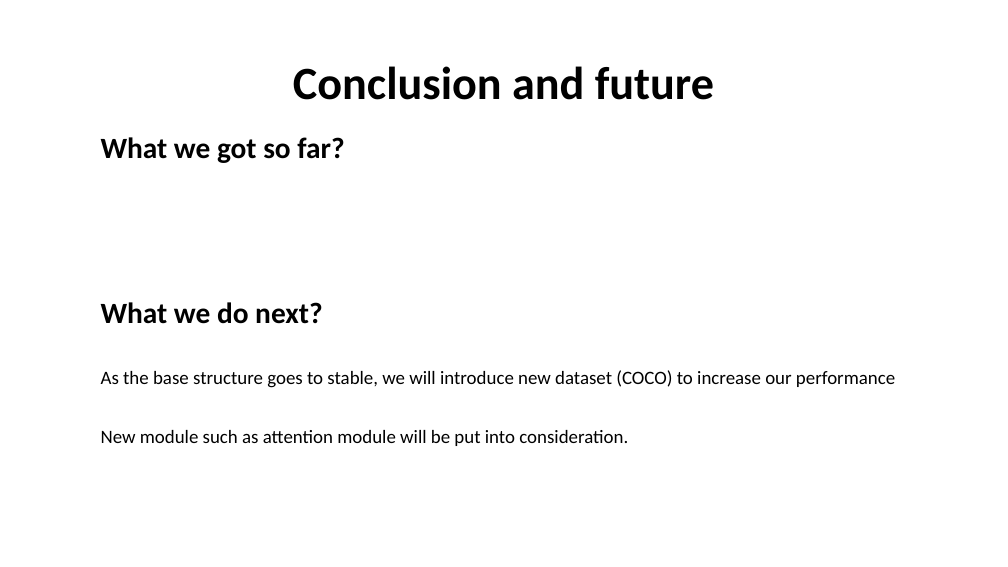
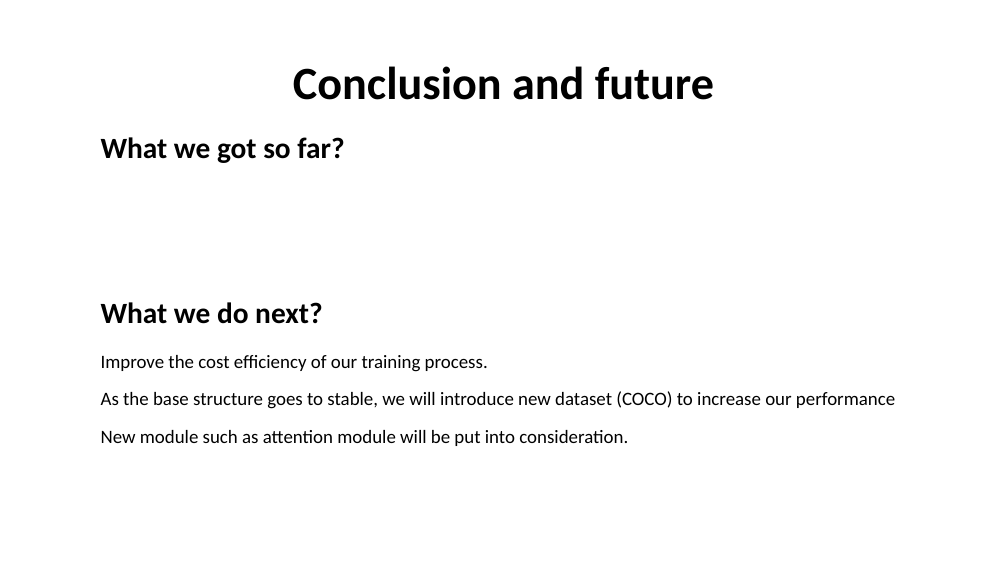
Before and after one commit to Kive1ru/CS-175-Image-Caption, a slide deck: slide 5 of project presentation (WIP).pptx. Drawn at 1008x567 pixels with LibreOffice and Linux fonts; fonts in the diff are those of the drawing. Boxes give left, top, right and bottom in pixels: in the first picture for what was removed or moved away, otherwise in the second. Text is boxed around its words. In the diff, an @@ line names an element or a change of style, - is before the commit and + after.

```diff
--- a/project presentation (WIP).pptx
+++ b/project presentation (WIP).pptx
@@ text added at [101,355,488,372], 18 pt, text #000000 @@
+Improve the cost efficiency of our training process.
@@ text "As the base structure goes ...": place and size @@
-text "As the base structure goes ..." at [101,370,895,388]
+text "As the base structure goes ..." at [101,391,895,409]
```
Also in this commit, not shown: 1 other slide changed, 1 slide added, 1 slide removed, 1 other file.
